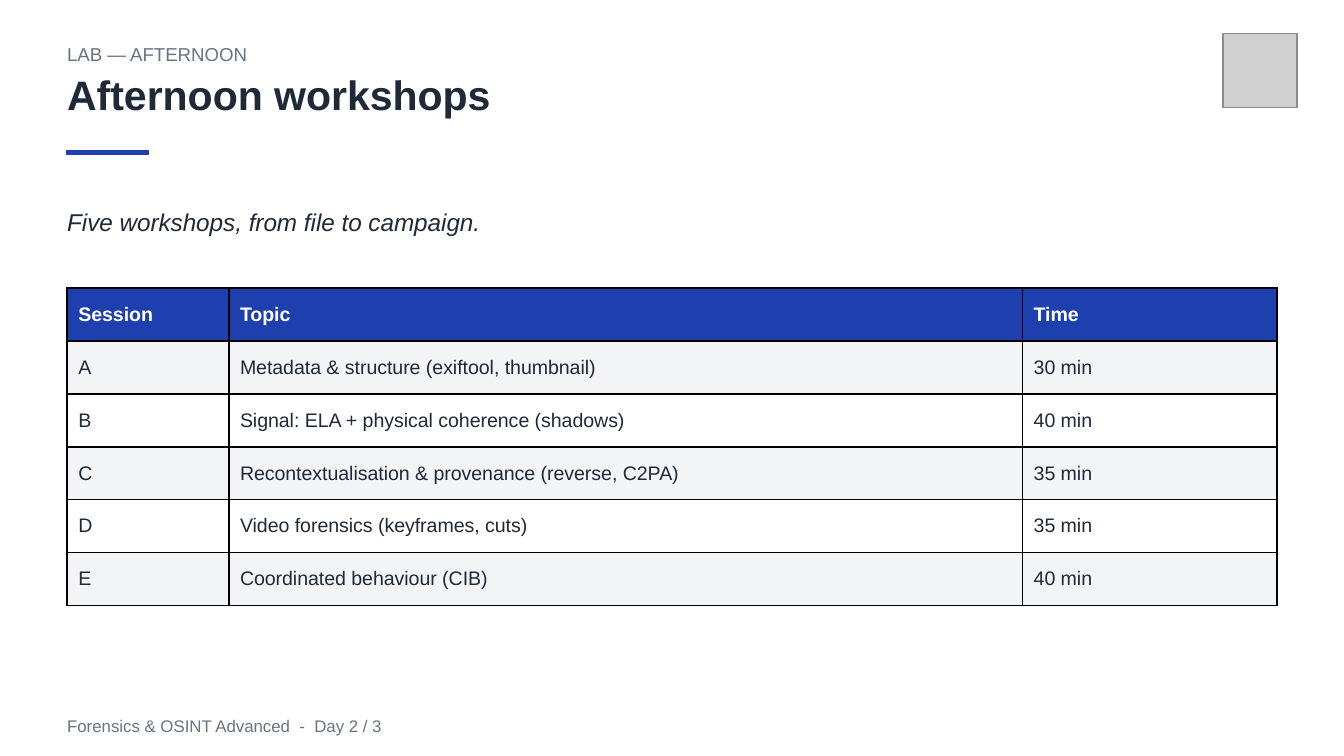
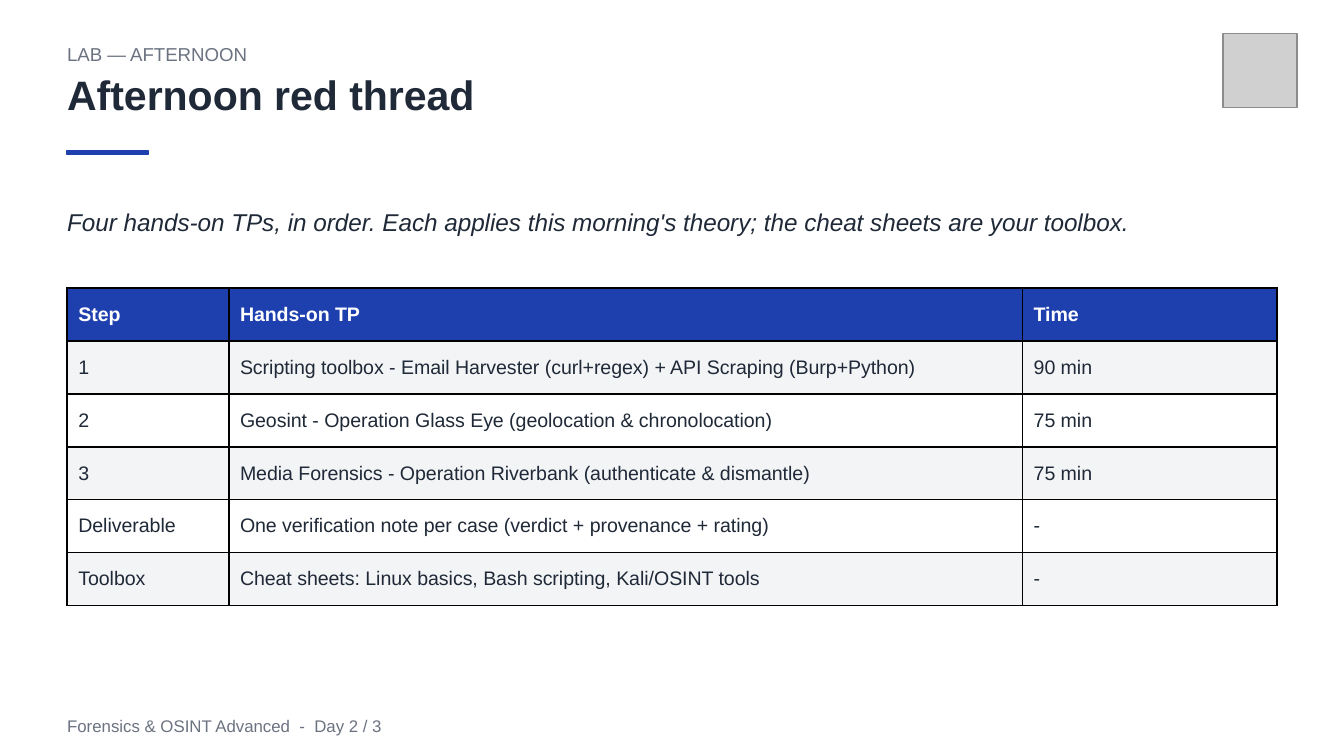
Before and after one commit to clemdepernet/osint-advanced-labs, a slide deck: slide 28 of Day_2/Day_2_Source_Reliability_And_Media_Forensics.pptx. Drawn at 1344x756 pixels with LibreOffice and Linux fonts; fonts in the diff are those of the drawing; grey boxes stand for pictures. Boxes give left, top, right and bottom in pixels: in the first picture for what was removed or moved away, otherwise in the second. Text is boxed around its words. In the diff, an @@ line names an element or a change of style, - is before the commit and + after.

Commit message:
Day 2: scripting labs, cheat sheets, afternoon restructured around the TPs
- Add Cheatsheets/: Linux basics, Bash scripting, Kali/OSINT tools (md + pdf).
- Add Day 2 scripting labs: Email Harvester (bash/curl/regex, recursive) and API Scraping (Burp + Python).
- Rework the Day 2 deck's afternoon into a TP red thread (toolbox -> Geosint -> media forensics) with clear per-TP markers; morning theory unchanged.

```diff
--- a/Day_2/Day_2_Source_Reliability_And_Media_Forensics.pptx
+++ b/Day_2/Day_2_Source_Reliability_And_Media_Forensics.pptx
@@ text at [67,80,474,111]: text changed @@
-Afternoon workshops
+Afternoon red thread
@@ text at [67,213,1129,236]: text changed @@
-Five workshops, from file to campaign.
+Four hands-on TPs, in order. Each applies this morning's theory; the cheat sheets are your toolbox.
@@ table at [67,288,1277,605] @@
-row 1, column 1: Session
+row 1, column 1: Step
-row 1, column 2: Topic
+row 1, column 2: Hands-on TP
-row 2: A | Metadata & structure (exiftool, thumbnail) | 30 min
+row 2: 1 | Scripting toolbox - Email Harvester (curl+regex) + API Scraping (Burp+Python) | 90 min
-row 3: B | Signal: ELA + physical coherence (shadows) | 40 min
+row 3: 2 | Geosint - Operation Glass Eye (geolocation & chronolocation) | 75 min
-row 4: C | Recontextualisation & provenance (reverse, C2PA) | 35 min
+row 4: 3 | Media Forensics - Operation Riverbank (authenticate & dismantle) | 75 min
-row 5: D | Video forensics (keyframes, cuts) | 35 min
+row 5: Deliverable | One verification note per case (verdict + provenance + rating) | -
-row 6: E | Coordinated behaviour (CIB) | 40 min
+row 6: Toolbox | Cheat sheets: Linux basics, Bash scripting, Kali/OSINT tools | -
```
Also in this commit, not shown: 3 other slides changed, 1 slide added, 10 other files.
